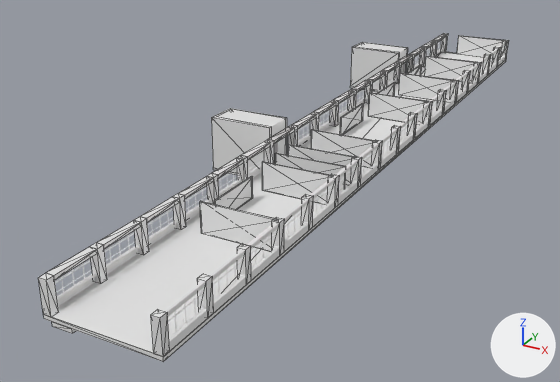
An edit to the OBJ model models/koyo/3dMap_north_4F.obj, drawn before and after from the same camera.
Camera for both pictures: a 50 mm camera at (13.4, -86.0, 43.7) aimed at (-26.4, -13.7, 7.5). The lights are fixed; the arrows at lower right show +X, +Y and +Z. Mesh edges are drawn as thin lines on the coarser meshes. Where no turn or scale is listed for an object, it has been applied to the vertices.

Names of what the first picture shows: 'Str_S_4F_立方体.026', 'Str_W_S_4F_立方体.040', 'floor_S_4F_Cube.006', 'overWindow_S_4F-2_立方体.059', 'overWindow_S_4F_立方体.033', 'pillar_S_4F_立方体.041', 'underWindow_S_4F_schoolUnderwindow', 'wall_1A~Out.001_立方体.062', 'wall_1B~Str4F2.001_立方体.064', 'wall_1D~1C.001_立方体.067', 'wall_Lang2~1A.001_立方体.071', 'window_S_4F_立方体.024'.
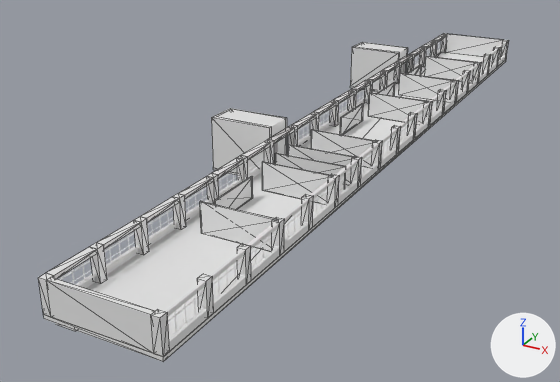
Where the change shows, as pixel boxes [x1, y1, x2, y2] in the pictures (560 x 382 px):
```json
{"object": "wall_Out_S_4F_classWall_out", "change": "added", "after": [46, 34, 503, 354]}
```

Scene script edits in JSON lines:
```json
{"op": "add", "block": "me_wall_out_s_4f_classwall_out", "code": ["me_wall_out_s_4f_classwall_out = bpy.data.meshes.new('wall_Out_S_4F_classWall_out')", "me_wall_out_s_4f_classwall_out.from_pydata(...)  # a box spanning x -23.3..-14.3, y 36.7..37.1, z 13.5..16.5; a box spanning x -23.3..-14.3, y -52.9..-52.4, z 13.5..16.5"]}
{"op": "add", "block": "ob_wall_out_s_4f_classwall_out", "code": ["ob_wall_out_s_4f_classwall_out = bpy.data.objects.new('wall_Out_S_4F_classWall_out', me_wall_out_s_4f_classwall_out)", "ob_wall_out_s_4f_classwall_out.location = (0.0, 0.0, 0.0)"]}
```
